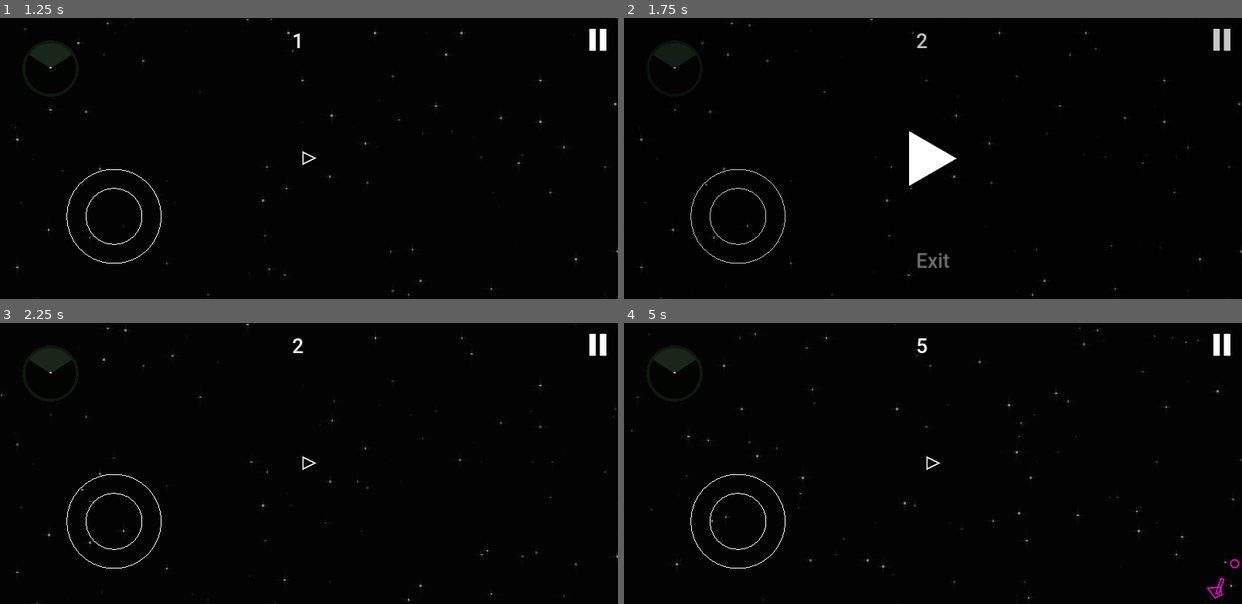
Above: before the commit, frames 1-4 (two rows, left to right).
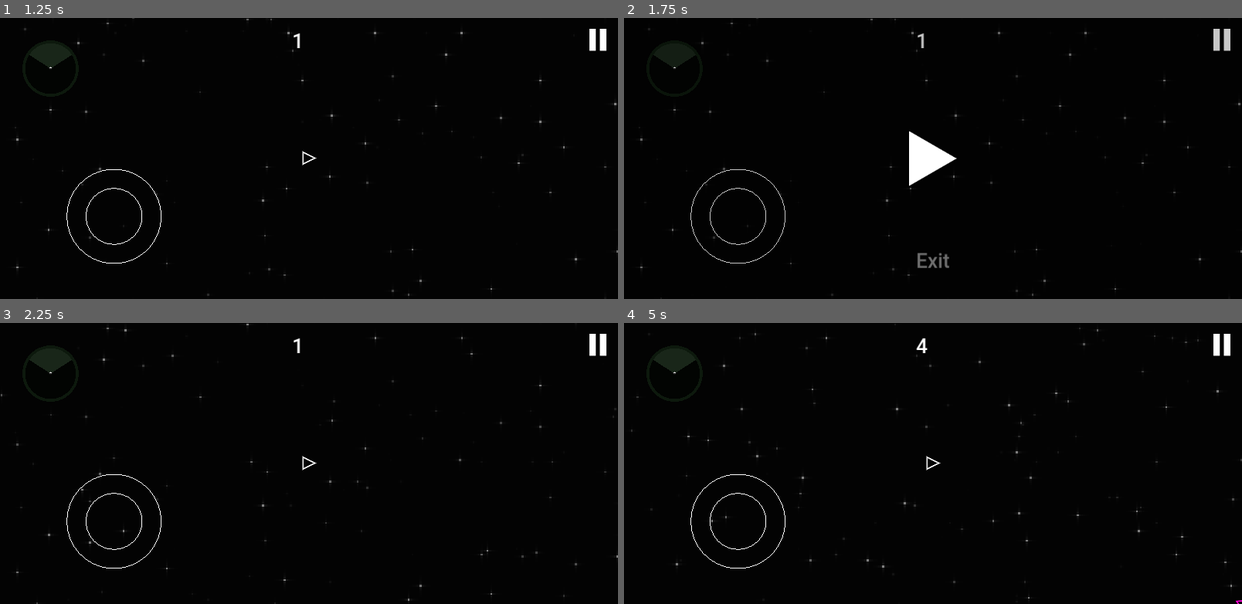
Above: after the commit, the same moments.

Repository: Ryu204/name-later
Game: Godot game, scene res://Layouts/index.tscn
Same seed, same stepped clock (60 frames per second), same inputs: the game is played once before the commit and once after it.
Inputs (mouse positions are in pixels of both pictures, inside the frame that each line leads up to):
- Up to frame 1 (1.25 s): click "Play" at 0.5 s
- Up to frame 2 (1.75 s): click (1223, 40) at 1.25 s
- Up to frame 3 (2.25 s): click (309, 463) at 2 s
- Up to frame 4 (5 s): move the mouse to (1068, 449) at 2.77 s; click (1068, 449) at 2.92 s; move the mouse to (809, 477) at 3.52 s; click (809, 477) at 3.67 s; tap Enter at 4.25 s; move the mouse to (994, 401) at 4.27 s; click (994, 401) at 4.42 s

Frame 1 is identical in both runs. In frame 2, 0.1% of the frame differs, in the area x 3-92%, y 0-99%; in frame 3, less than 0.1%; in frame 4, 0.2%, in the area x 47-100%, y 5-100%.

Commit message:
Feat: functional pause

Diff:
--- a/Layouts/exit_confirm.gd
+++ b/Layouts/exit_confirm.gd
@@ -7,7 +7,9 @@
 	exit_button.pressed.connect(func():
 		clear_requested.emit()
 		push_requested.emit(load(MAIN_MENU).instantiate())
+		get_tree().paused = false
 	)
 	cancel_button.pressed.connect(func():
 		pop_requested.emit()
+		get_tree().paused = false
 	)
--- a/Layouts/exit_confirm.tscn
+++ b/Layouts/exit_confirm.tscn
@@ -5,6 +5,7 @@
 [ext_resource type="Theme" uid="uid://bc40efy8a55jg" path="res://Themes/main.tres" id="2_uc8w2"]
 
 [node name="ExitConfirm" type="Node"]
+process_mode = 2
 script = ExtResource("1_nq60x")
 
 [node name="CanvasLayer" type="CanvasLayer" parent="."]
--- a/Layouts/game.gd
+++ b/Layouts/game.gd
@@ -17,6 +17,7 @@
 
 func _init_ui() -> void:
 	_pause_button.pressed.connect(func():
+		get_tree().paused = true
 		push_requested.emit(preload(PAUSE).instantiate())
 	)
 	_player.initialize(
--- a/Layouts/pause.gd
+++ b/Layouts/pause.gd
@@ -10,4 +10,5 @@
 	)
 	resume_button.pressed.connect(func():
 		pop_requested.emit()
+		get_tree().paused = false
 	)
--- a/Layouts/pause.tscn
+++ b/Layouts/pause.tscn
@@ -5,6 +5,7 @@
 [ext_resource type="Theme" uid="uid://bc40efy8a55jg" path="res://Themes/main.tres" id="2_qqo4q"]
 
 [node name="Pause" type="Node"]
+process_mode = 2
 script = ExtResource("1_ie3ei")
 
 [node name="CanvasLayer" type="CanvasLayer" parent="."]
